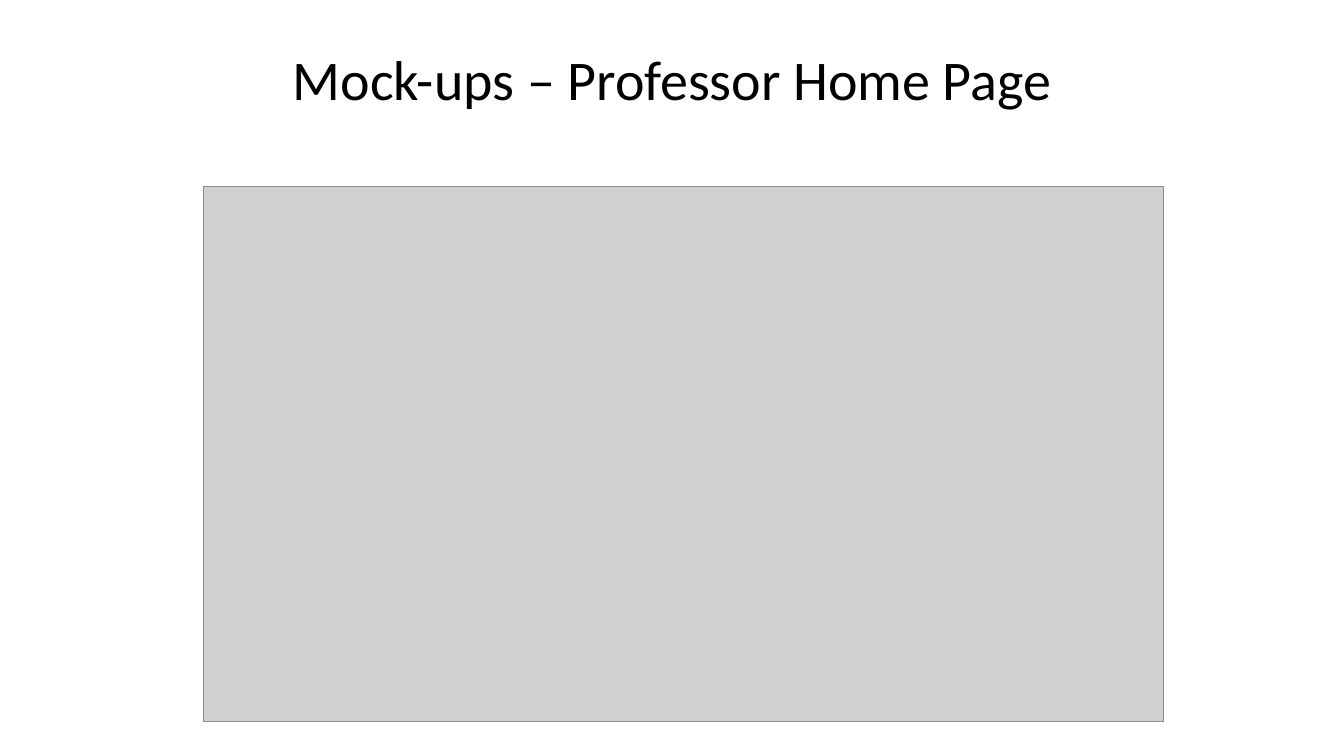
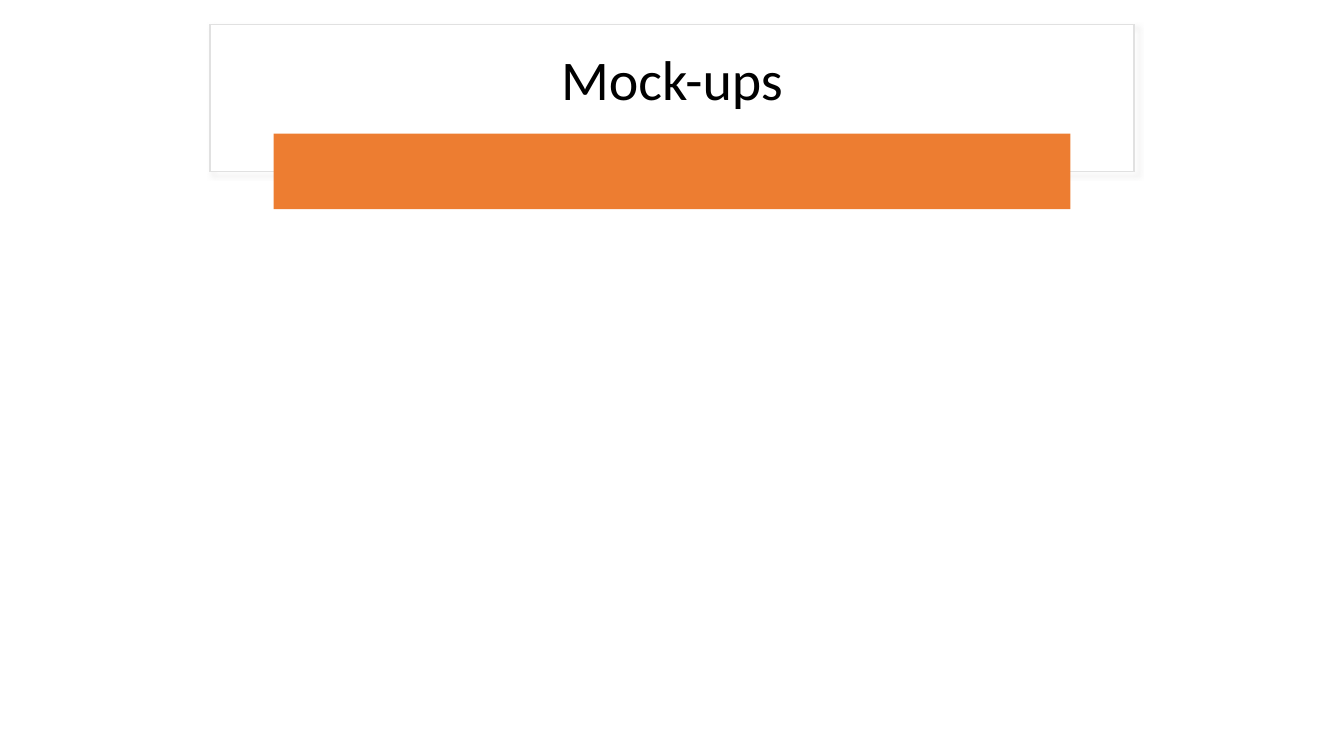
Before and after one commit to rlennon/ConnachtUni, a slide deck: slide 21 of documentation/Demonstrations/Connacht_University_TeamDC.pptx. Drawn at 1344x756 pixels with LibreOffice and Linux fonts; fonts in the diff are those of the drawing; grey boxes stand for pictures. Boxes give left, top, right and bottom in pixels: in the first picture for what was removed or moved away, otherwise in the second. Text is boxed around its words. In the diff, an @@ line names an element or a change of style, - is before the commit and + after.

```diff
--- a/documentation/Demonstrations/Connacht_University_TeamDC.pptx
+++ b/documentation/Demonstrations/Connacht_University_TeamDC.pptx
@@ rectangle added at [210,24,1134,171], fill #FFFFFF, outline #E1E1E1 1 pt @@
@@ title at [561,61,783,109]: text changed @@
-Mock-ups – Professor Home Page
+Mock-ups
@@ rounded rectangle added at [274,133,1071,209], fill #ED7D31 @@
@@ picture removed at [204,188,1164,723] @@
```
Also in this commit, not shown: 5 other slides changed, 1 slide removed.
